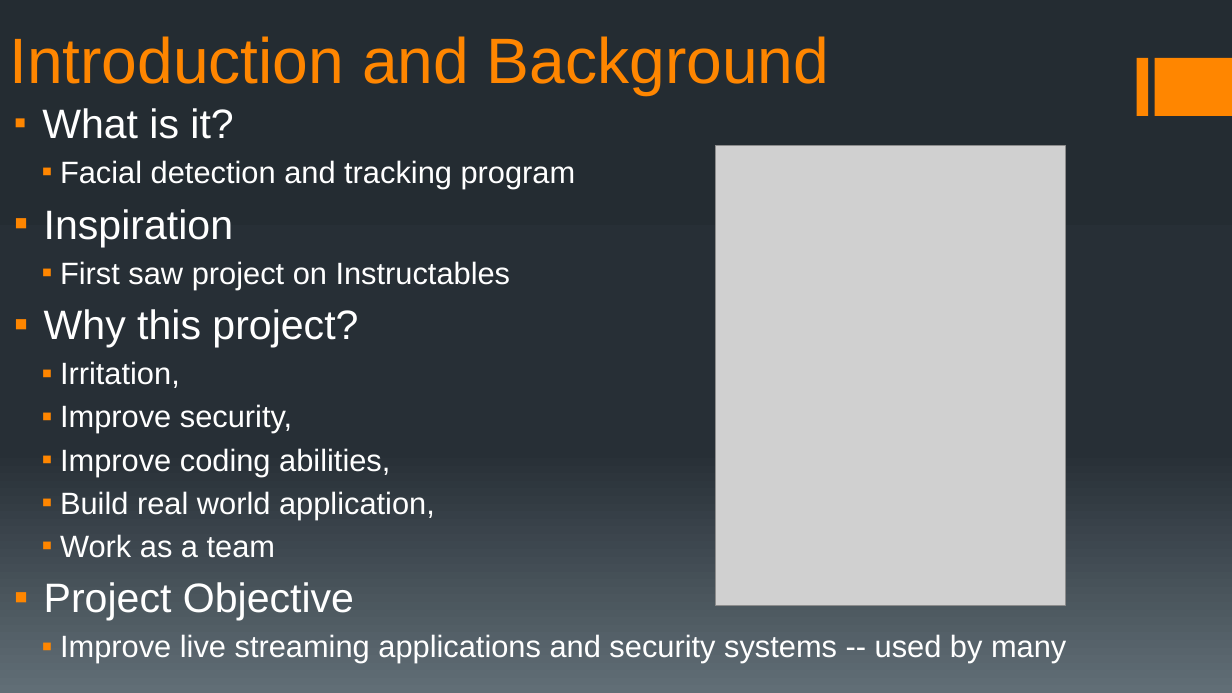
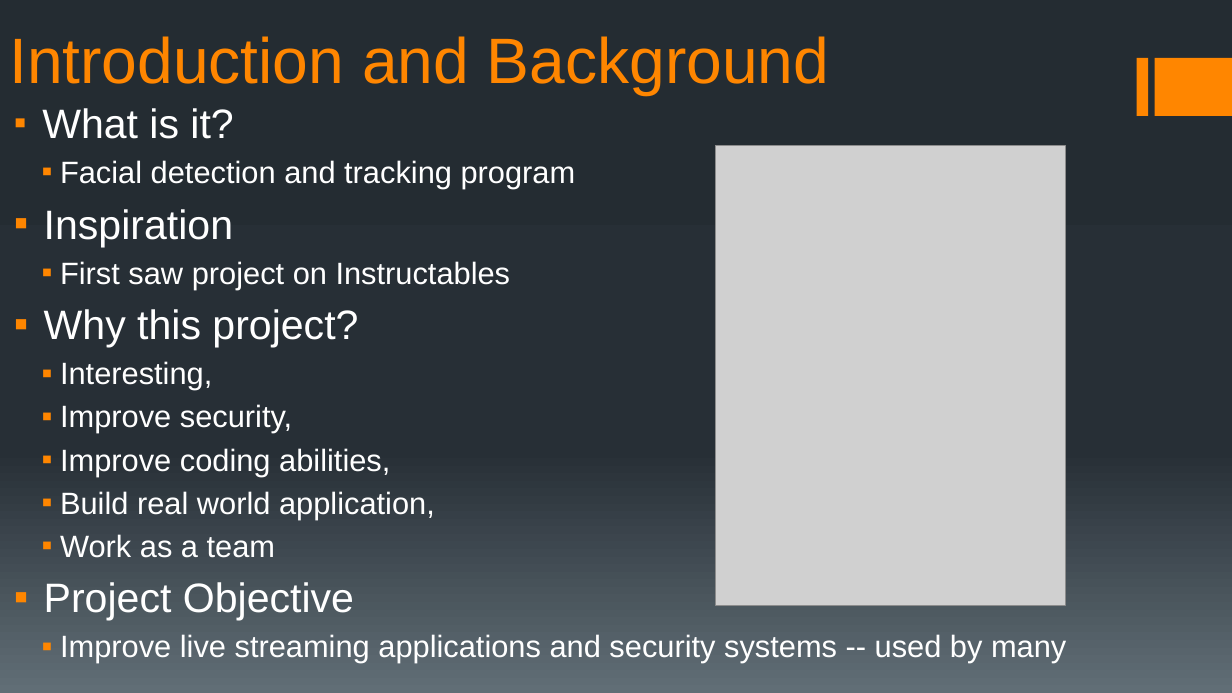
Before and after one commit to shanedvance/FaceLock, a slide deck: slide 2 of PowerPoint_Presentation/FaceLock_Presentation.pptx. Drawn at 1232x693 pixels with LibreOffice and Linux fonts; fonts in the diff are those of the drawing; grey boxes stand for pictures. Boxes give left, top, right and bottom in pixels: in the first picture for what was removed or moved away, otherwise in the second. Text is boxed around its words. In the diff, an @@ line names an element or a change of style, - is before the commit and + after.

Commit message:
Updated presentation document
Corrected grammar in the powerpoint document.

```diff
--- a/PowerPoint_Presentation/FaceLock_Presentation.pptx
+++ b/PowerPoint_Presentation/FaceLock_Presentation.pptx
@@ text at bbox=[60, 361, 212, 390]: text changed @@
-  ▪ Irritation,
+  ▪ Interesting,
```
